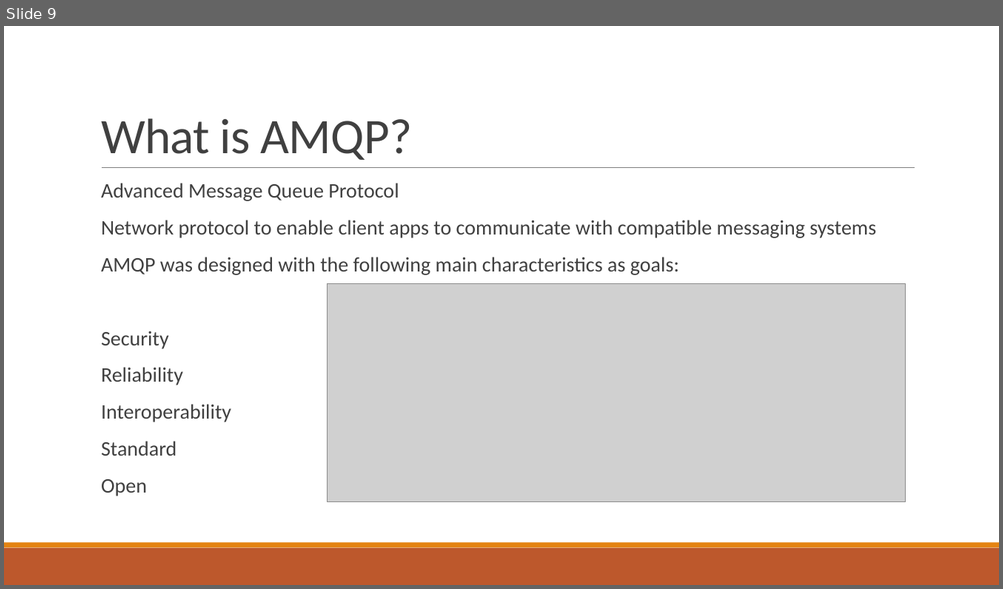
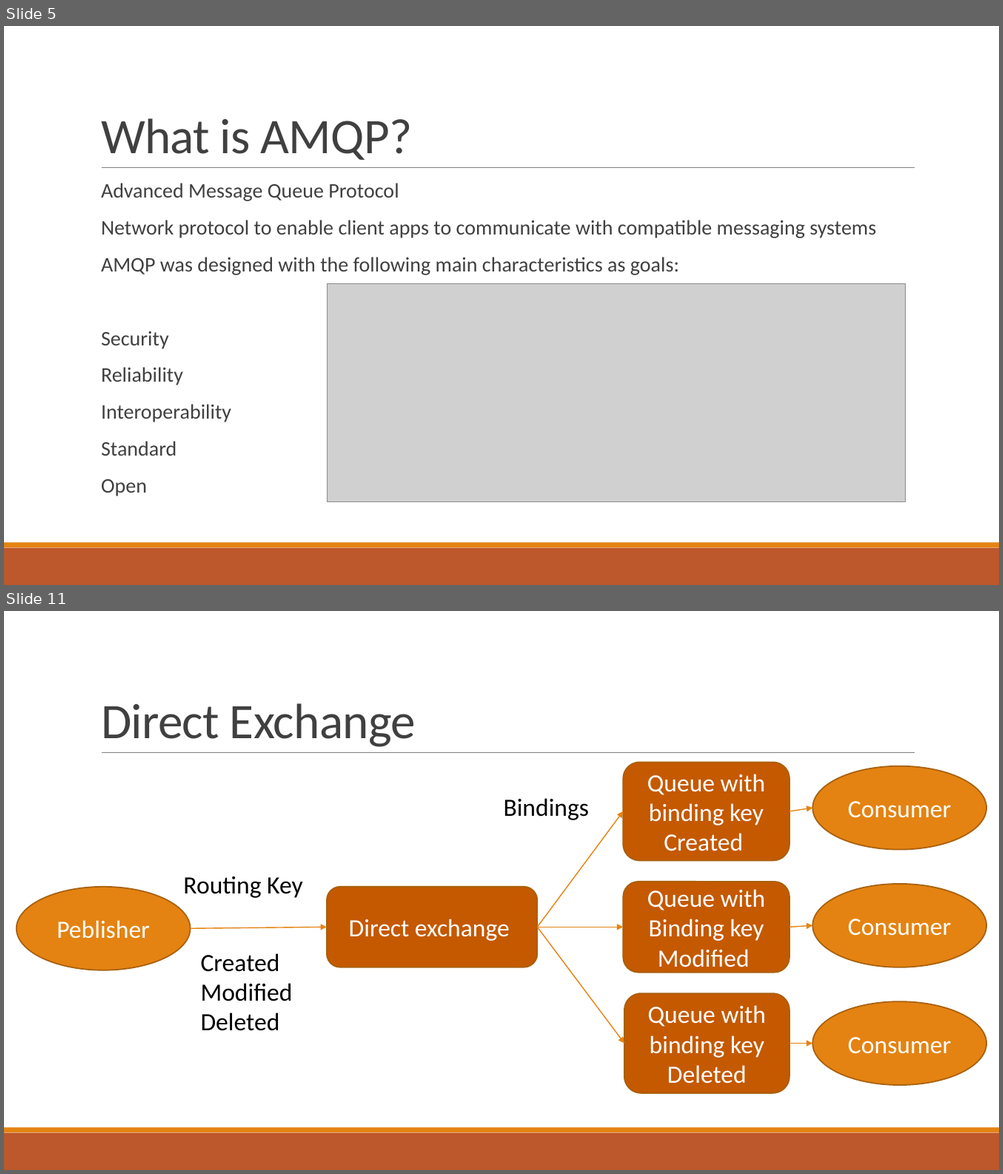
Before and after one commit to JasonRowe/TCCC23, a slide deck: Microservice_plumbing_with_RabbitMQ.pptx. Shown one above the other, each under a label of ours: slide 9 before the commit, slides 5 and 11 after it; the slides between them are not shown. The pictures are 1003x589 and 1003x1174 pixels, drawn with LibreOffice and Linux fonts; fonts in the diff are those of the drawing; grey boxes stand for pictures. Boxes give left, top, right and bottom in pixels: in the first picture for what was removed or moved away, otherwise in the second. Text is boxed around its words. In the diff, an @@ line names an element or a change of style, - is before the commit and + after.

```diff
--- a/Microservice_plumbing_with_RabbitMQ.pptx
+++ b/Microservice_plumbing_with_RabbitMQ.pptx
@@ slide 11 added at bbox=[4, 611, 999, 1170], background #FFFFFF; not listed: 3 template elements that a slide beside it also shows @@
@@ title added at bbox=[101, 703, 415, 747], 48 pt, text #404040 @@
+Direct Exchange
@@ rounded rectangle added at bbox=[623, 763, 789, 861], fill #C45900, outline #A9610D 1.25 pt, 24 pt, text #FFFFFF @@
+Queue with binding key Created
@@ ellipse added at bbox=[812, 766, 986, 850], fill #E48312, outline #A9610D 1.25 pt, 24 pt, text #FFFFFF @@
+Consumer
@@ text added at bbox=[504, 798, 589, 820], 24 pt, text #000000 @@
+Bindings
@@ arrow added from (789, 812) to (812, 808), #E48312 1 pt @@
@@ arrow added from (537, 927) to (623, 812), #E48312 1 pt @@
@@ text added at bbox=[183, 876, 303, 898], 24 pt, text #000000 @@
+Routing Key
@@ ellipse added at bbox=[17, 887, 190, 971], fill #E48312, outline #A9610D 1.25 pt, 24 pt, text #FFFFFF @@
+Peblisher
@@ rounded rectangle added at bbox=[327, 887, 537, 968], fill #C45900, outline #A9610D 1.25 pt, 24 pt, text #FFFFFF @@
+Direct exchange
@@ rounded rectangle added at bbox=[623, 882, 789, 973], fill #C45900, outline #A9610D 1.25 pt, 24 pt, text #FFFFFF @@
+Queue with Binding key Modified
@@ ellipse added at bbox=[812, 884, 986, 968], fill #E48312, outline #A9610D 1.25 pt, 24 pt, text #FFFFFF @@
+Consumer
@@ arrow added from (190, 929) to (327, 927), #E48312 1 pt @@
@@ arrow added from (537, 927) to (623, 927), #E48312 1 pt @@
@@ arrow added from (537, 927) to (624, 1044), #E48312 1 pt @@
@@ arrow added from (789, 927) to (812, 925), #E48312 1 pt @@
@@ text added at bbox=[201, 954, 293, 1031], 24 pt, text #000000 @@
+Created
+Modified
+Deleted
@@ rounded rectangle added at bbox=[624, 994, 789, 1093], fill #C45900, outline #A9610D 1.25 pt, 24 pt, text #FFFFFF @@
+Queue with binding key Deleted
@@ ellipse added at bbox=[812, 1002, 986, 1085], fill #E48312, outline #A9610D 1.25 pt, 24 pt, text #FFFFFF @@
+Consumer
@@ arrow added from (789, 1044) to (812, 1044), #E48312 1 pt @@
@@ what was slide 9 is now slide 5 @@
```
Also in this commit, not shown: 5 slides changed, 15 other slides added.
